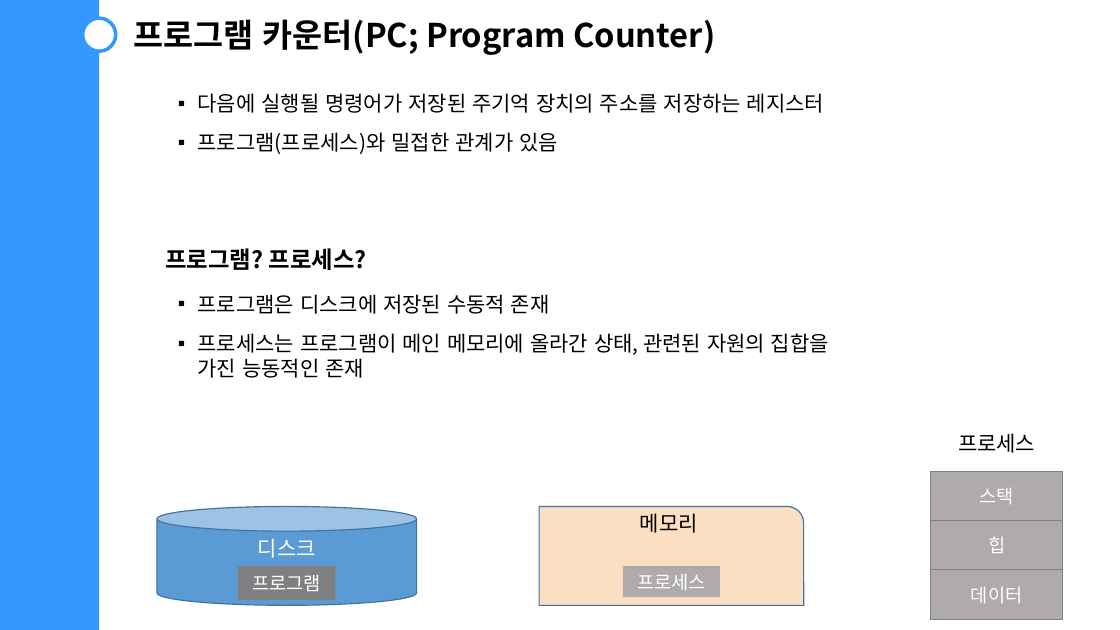
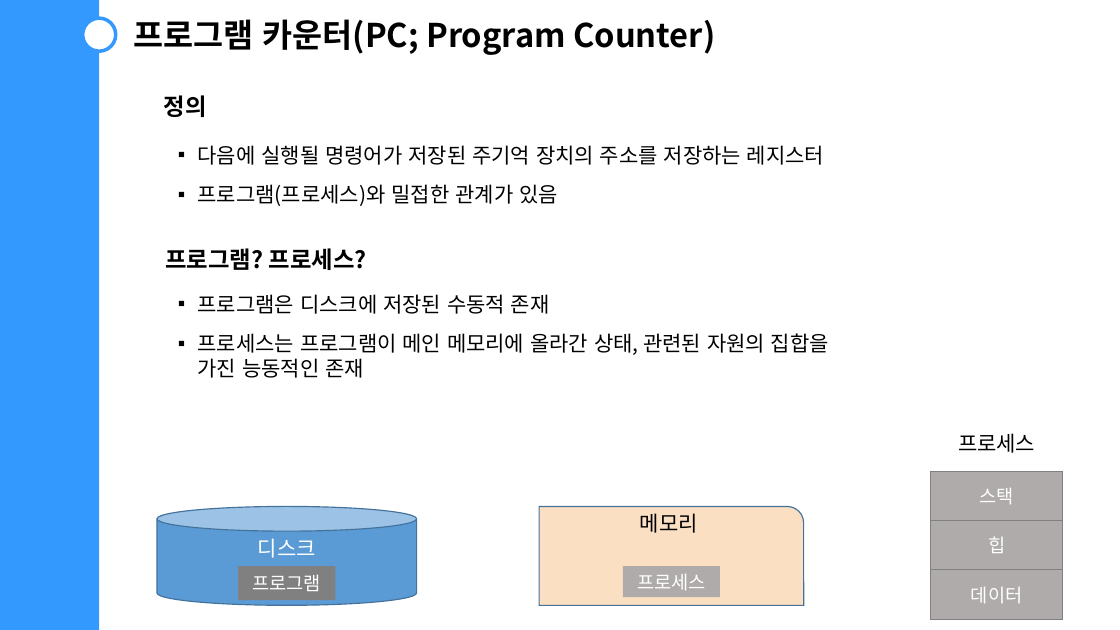
Before and after one commit to siwon-park/computer-science-study, a slide deck: slide 10 of 박시원/발표자료/220629_레지스터.pptx. Drawn at 1120x630 pixels with LibreOffice and Linux fonts; fonts in the diff are those of the drawing. Boxes give left, top, right and bottom in pixels: in the first picture for what was removed or moved away, otherwise in the second. Text is boxed around its words. In the diff, an @@ line names an element or a change of style, - is before the commit and + after.

```diff
--- a/박시원/발표자료/220629_레지스터.pptx
+++ b/박시원/발표자료/220629_레지스터.pptx
@@ text added at (164,95,207,117), 20 pt, text #000000, bold @@
+정의
@@ text "다음에 실행될 명령어가 저장된 주기억 ...": place and size @@
-text "다음에 실행될 명령어가 저장된 주기억 ..." at (198,93,824,154)
+text "다음에 실행될 명령어가 저장된 주기억 ..." at (198,145,824,206)
```
Also in this commit, not shown: 4 other slides changed, 1 other file.
